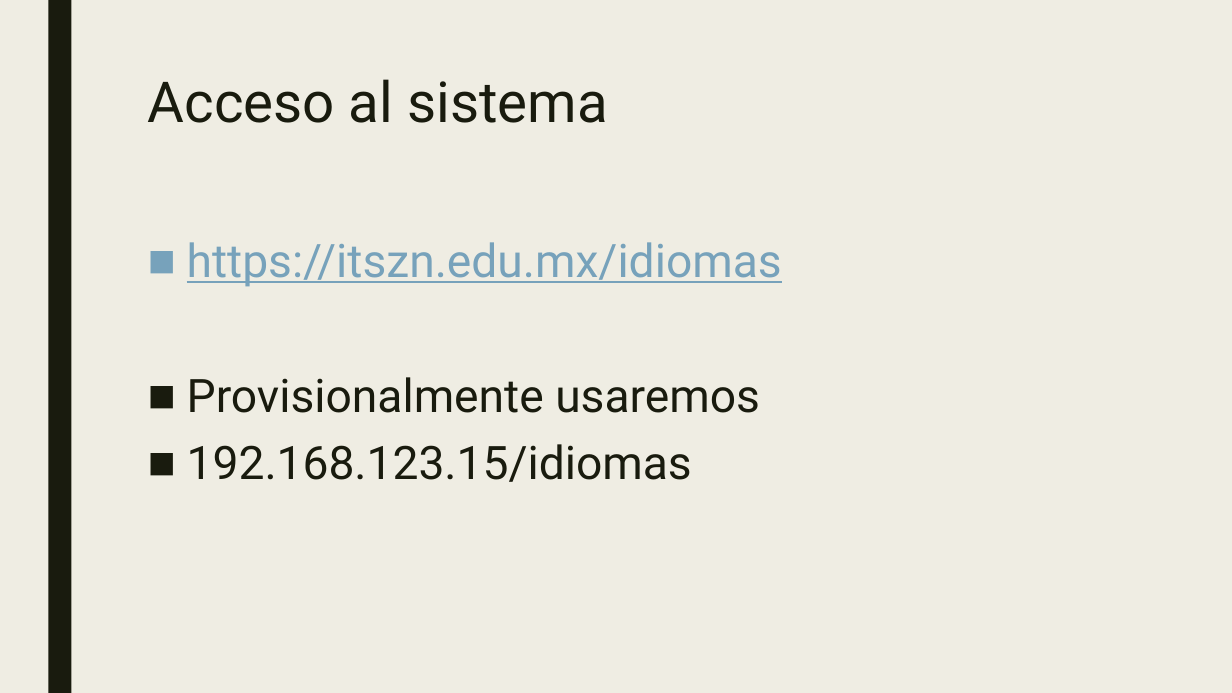
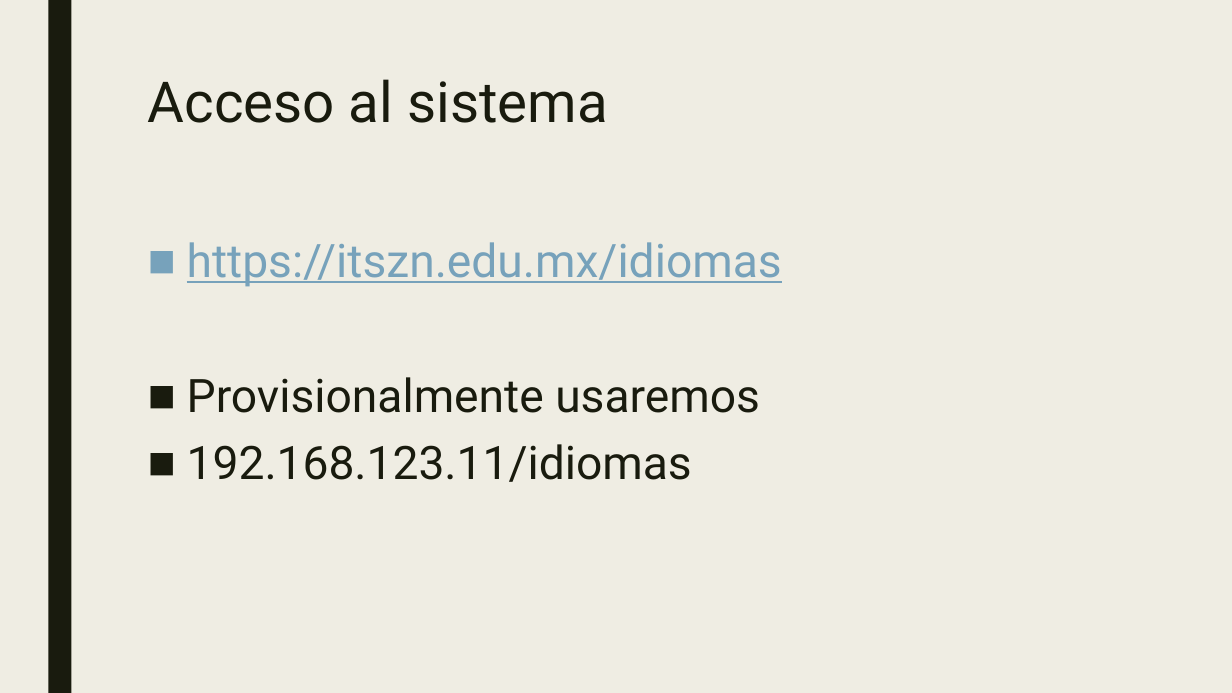
Before and after one commit to darredondo/IdiomasITSZN, a slide deck: slide 10 of 02 Implementación de software/02.6 Manuales/Capacitación a Docentes.pptx. Drawn at 1232x693 pixels with LibreOffice and Linux fonts; fonts in the diff are those of the drawing. Boxes give left, top, right and bottom in pixels: in the first picture for what was removed or moved away, otherwise in the second. Text is boxed around its words. In the diff, an @@ line names an element or a change of style, - is before the commit and + after.

```diff
--- a/02 Implementación de software/02.6 Manuales/Capacitación a Docentes.pptx
+++ b/02 Implementación de software/02.6 Manuales/Capacitación a Docentes.pptx
@@ text at (x1=187, y1=444, x2=692, y2=482): text changed @@
-■ 192.168.123.15/idiomas
+■ 192.168.123.11/idiomas
```
Also in this commit, not shown: 2 other files.
